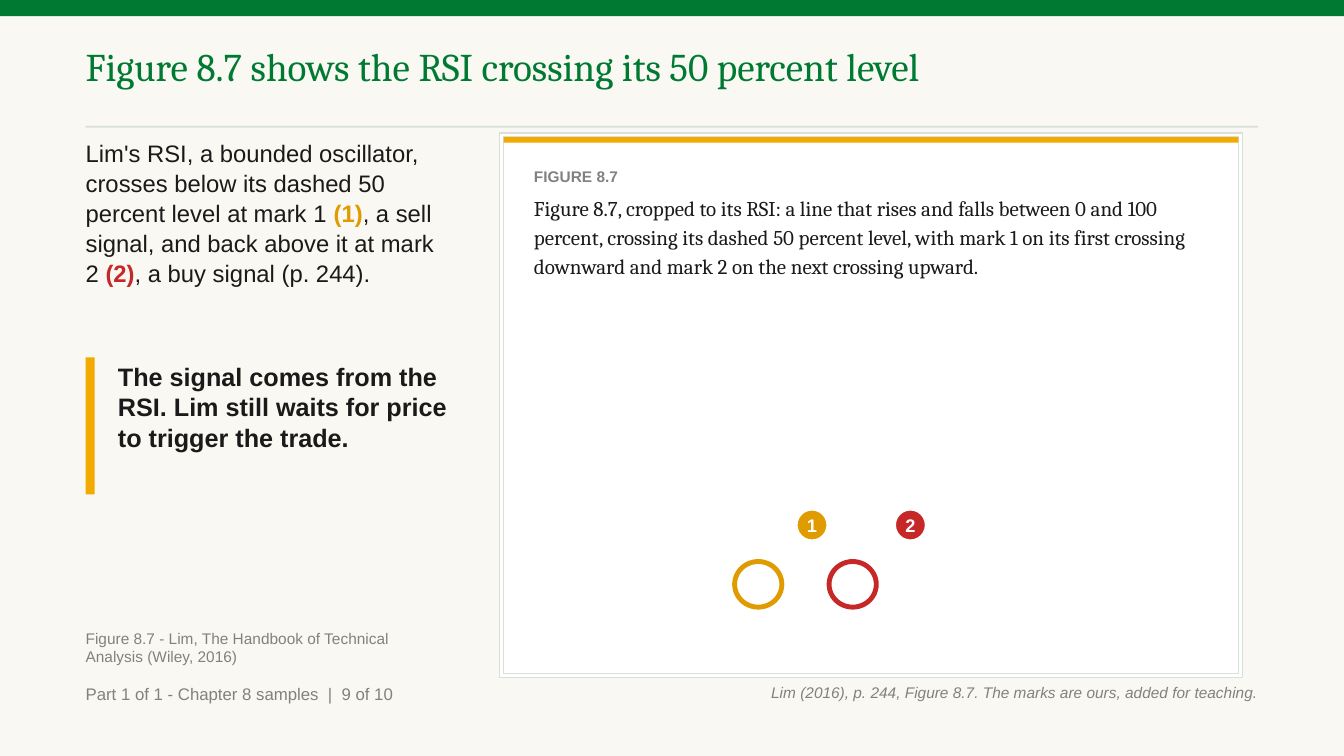
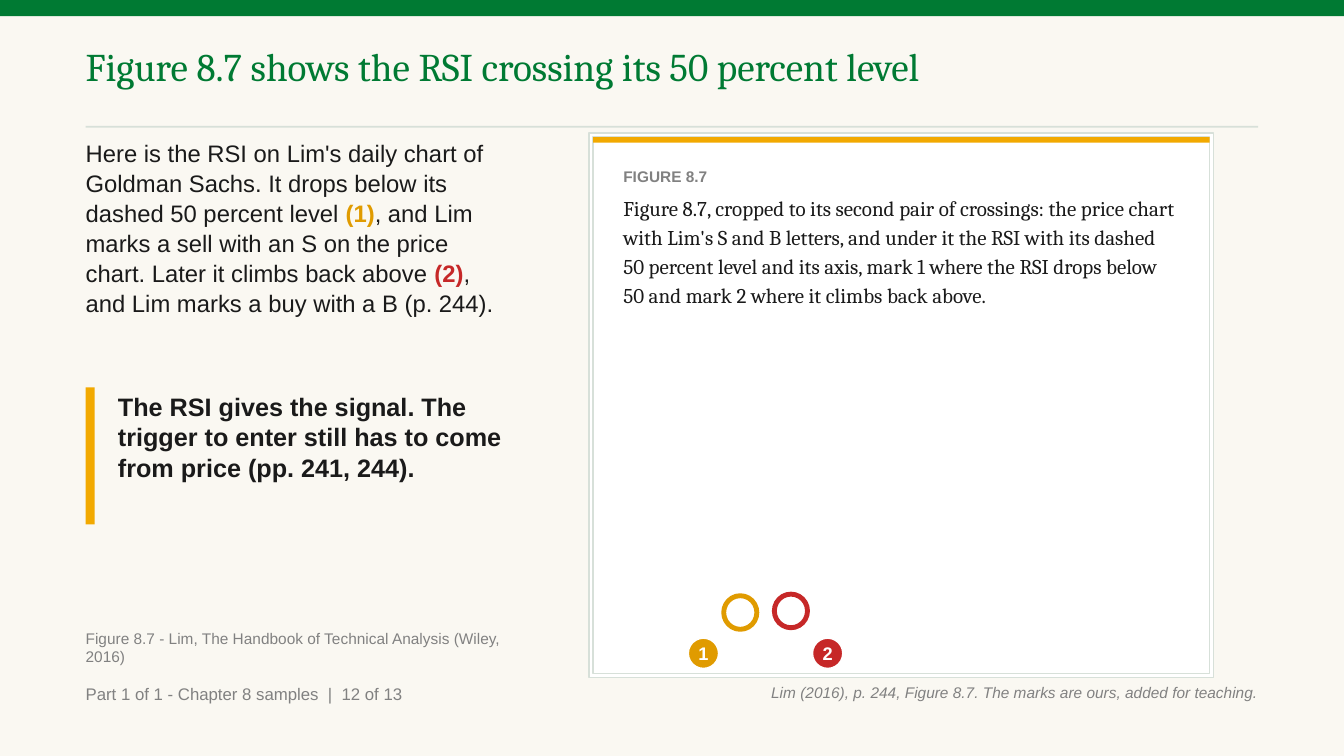
Before and after one commit to benjiesotelo-sudo/Telos_FIN1209, a slide deck: slide 16 of chapter-08/FIN1209-Chapter-08.pptx (slide 13 before the commit). Drawn at 1344x756 pixels with LibreOffice and Linux fonts; fonts in the diff are those of the drawing. Boxes give left, top, right and bottom in pixels: in the first picture for what was removed or moved away, otherwise in the second. Text is boxed around its words. In the diff, an @@ line names an element or a change of style, - is before the commit and + after.

Commit message:
Chapter 8 samples: fresh-read fixes (14 bars drawn, marks on the bar, reference slides, plain wording, one answer typeface)

```diff
--- a/chapter-08/FIN1209-Chapter-08.pptx
+++ b/chapter-08/FIN1209-Chapter-08.pptx
@@ text at [86,144,493,317]: text changed @@
-Lim's RSI, a bounded oscillator, crosses below its dashed 50 percent level at mark 1 (1), a sell signal, and back above it at mark 2 (2), a buy signal (p. 244).
+Here is the RSI on Lim's daily chart of Goldman Sachs. It drops below its dashed 50 percent level (1), and Lim marks a sell with an S on the price chart. Later it climbs back above (2), and Lim marks a buy with a B (p. 244).
@@ rectangle: place and size @@
-rectangle at [500,133,1243,678]
+rectangle at [589,133,1214,678]
@@ rectangle: place and size @@
-rectangle at [504,137,1239,674]
+rectangle at [593,137,1210,674]
@@ rectangle: place and size @@
-rectangle at [504,137,1239,143]
+rectangle at [593,137,1210,143]
@@ text "FIGURE 8.7": place and size @@
-text "FIGURE 8.7" at [534,171,1185,279]
+text "FIGURE 8.7" at [623,171,1174,304]
@@ text at [623,201,1174,304]: text changed @@
-Figure 8.7, cropped to its RSI: a line that rises and falls between 0 and 100 percent, crossing its dashed 50 percent level, with mark 1 on its first crossing downward and mark 2 on the next crossing upward.
+Figure 8.7, cropped to its second pair of crossings: the price chart with Lim's S and B letters, and under it the RSI with its dashed 50 percent level and its axis, mark 1 where the RSI drops below 50 and mark 2 where it climbs back above.
@@ rectangle: place and size @@
-rectangle at [86,357,95,494]
+rectangle at [86,387,95,524]
@@ text at [118,397,501,482]: text changed @@
-The signal comes from the RSI. Lim still waits for price to trigger the trade.
+The RSI gives the signal. The trigger to enter still has to come from price (pp. 241, 244).
@@ ellipse: place and size @@
-ellipse at [735,562,782,607]
+ellipse at [724,596,757,629]
@@ ellipse: place and size @@
-ellipse at [830,562,877,607]
+ellipse at [774,594,808,627]
@@ text "Figure 8.7 - Lim, The ..." rewrapped from [86,633,388,665] to [86,633,500,665] @@
@@ ellipse "1": place and size @@
-ellipse "1" at [798,510,828,540]
+ellipse "1" at [689,638,719,668]
@@ ellipse "2": place and size @@
-ellipse "2" at [895,510,926,540]
+ellipse "2" at [813,638,843,668]
@@ text at [86,688,403,704]: text changed @@
-Part 1 of 1 - Chapter 8 samples | 9 of 10
+Part 1 of 1 - Chapter 8 samples | 12 of 13
```
Also in this commit, not shown: 13 other slides changed, 3 slides added, 4 other files.
